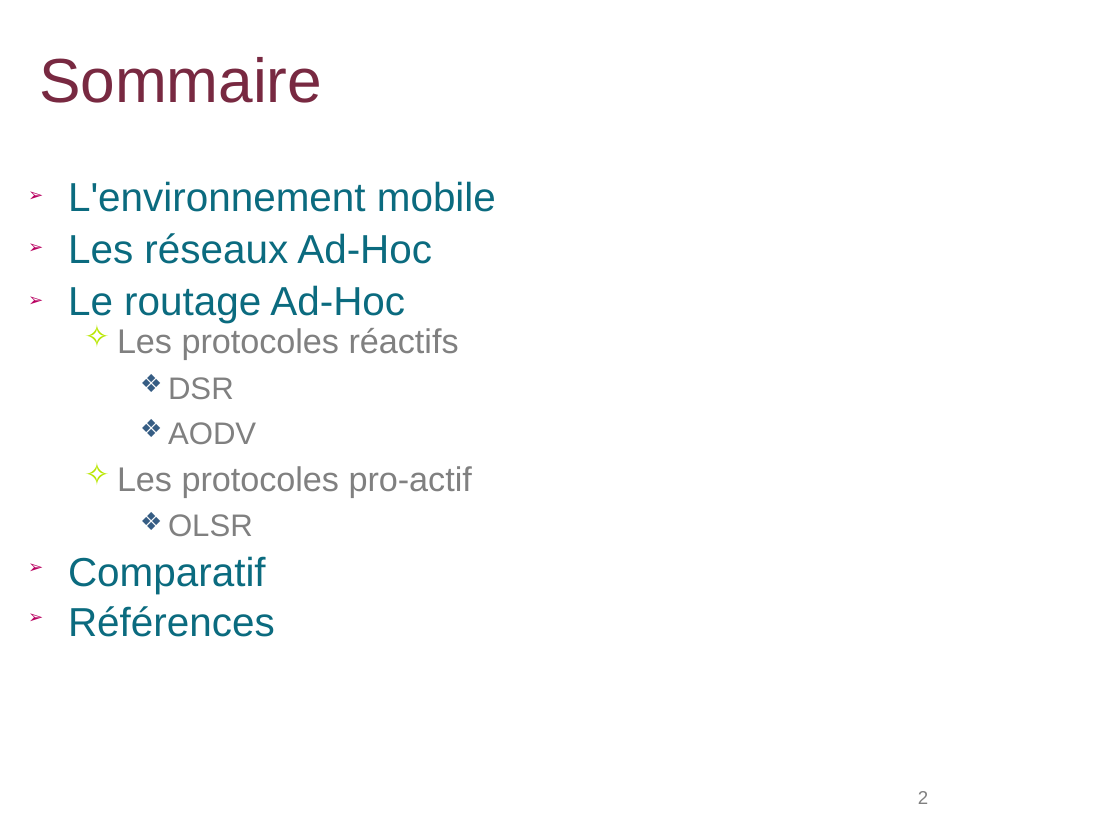
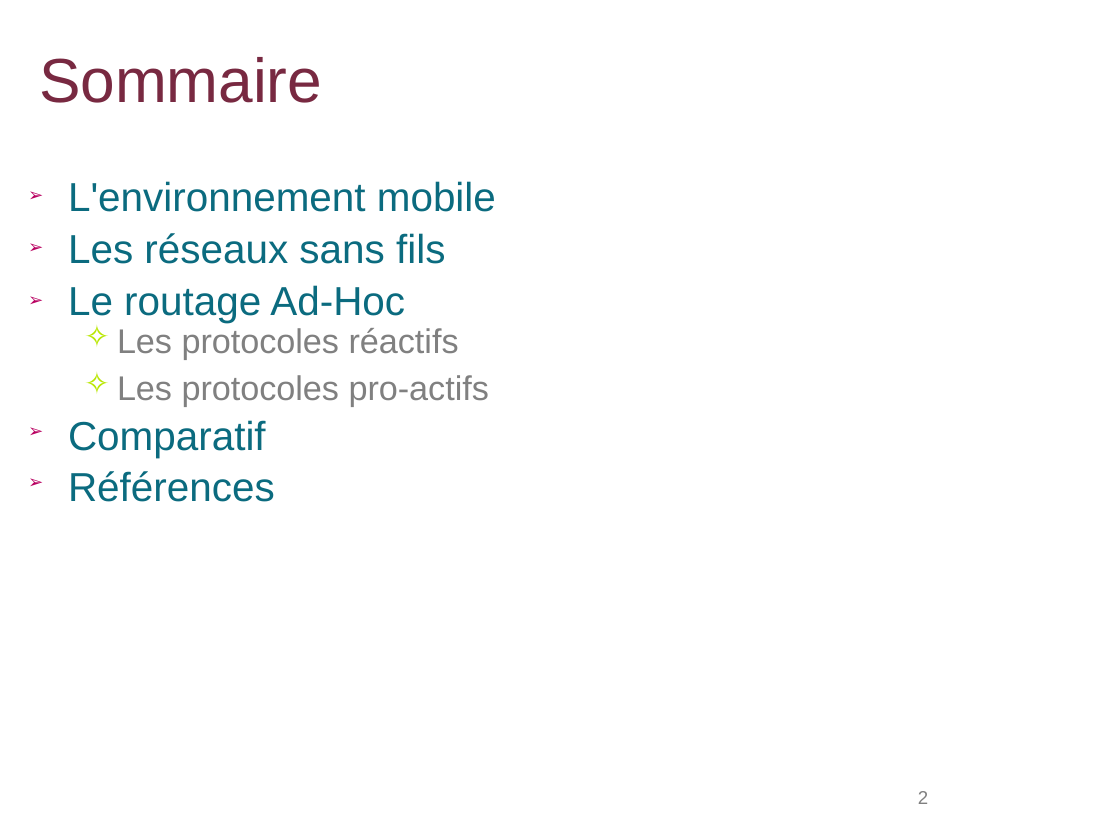
Before and after one commit to lbarbisan/adhoc, a slide deck: slide 2 of work/les_routages_adhoc.odp. Drawn at 1120x840 pixels with LibreOffice and Linux fonts; fonts in the diff are those of the drawing; background and template pictures are left out. Boxes give left, top, right and bottom in pixels: in the first picture for what was removed or moved away, otherwise in the second. Text is boxed around its words. In the diff, an @@ line names an element or a change of style, - is before the commit and + after.

```diff
--- a/work/les_routages_adhoc.odp
+++ b/work/les_routages_adhoc.odp
@@ text at (68,233,445,264): text changed @@
-➢ Les réseaux Ad-Hoc
+➢ Les réseaux sans fils
@@ text at (117,375,489,407): text changed @@
-    ❖ DSR
-    ❖ AODV
-  ✧ Les protocoles pro-actif
-    ❖ OLSR
+  ✧ Les protocoles pro-actifs
```
Also in this commit, not shown: 11 other slides changed, 6 slides added, 5 slides removed, 1 other file.
